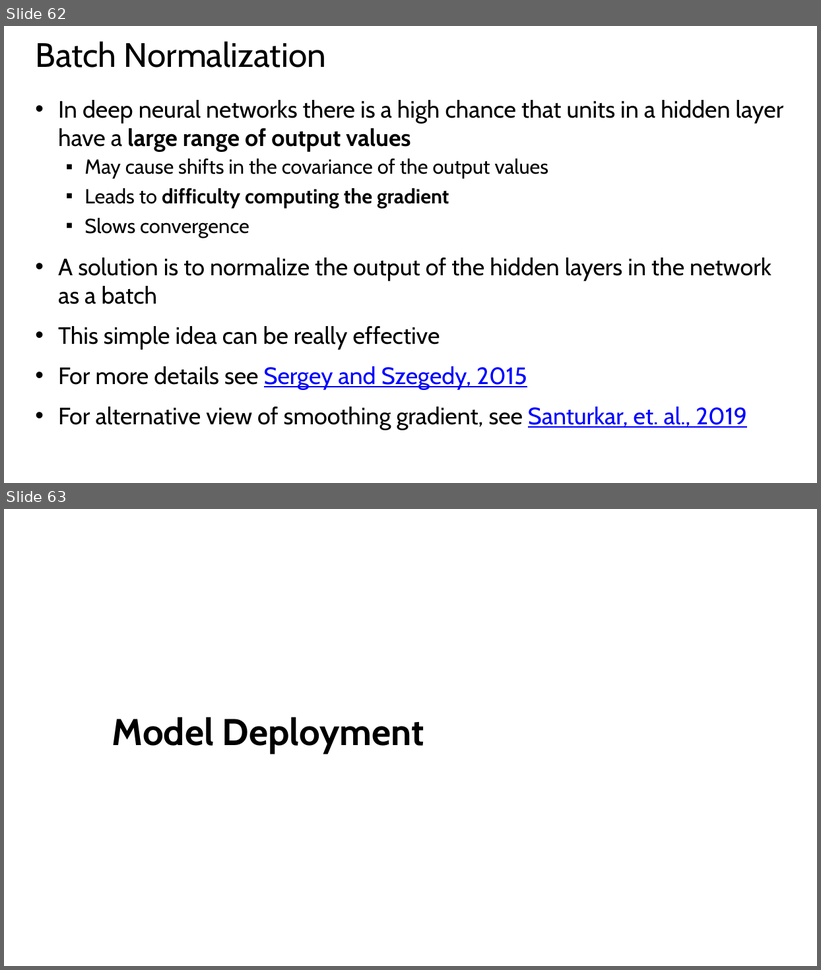
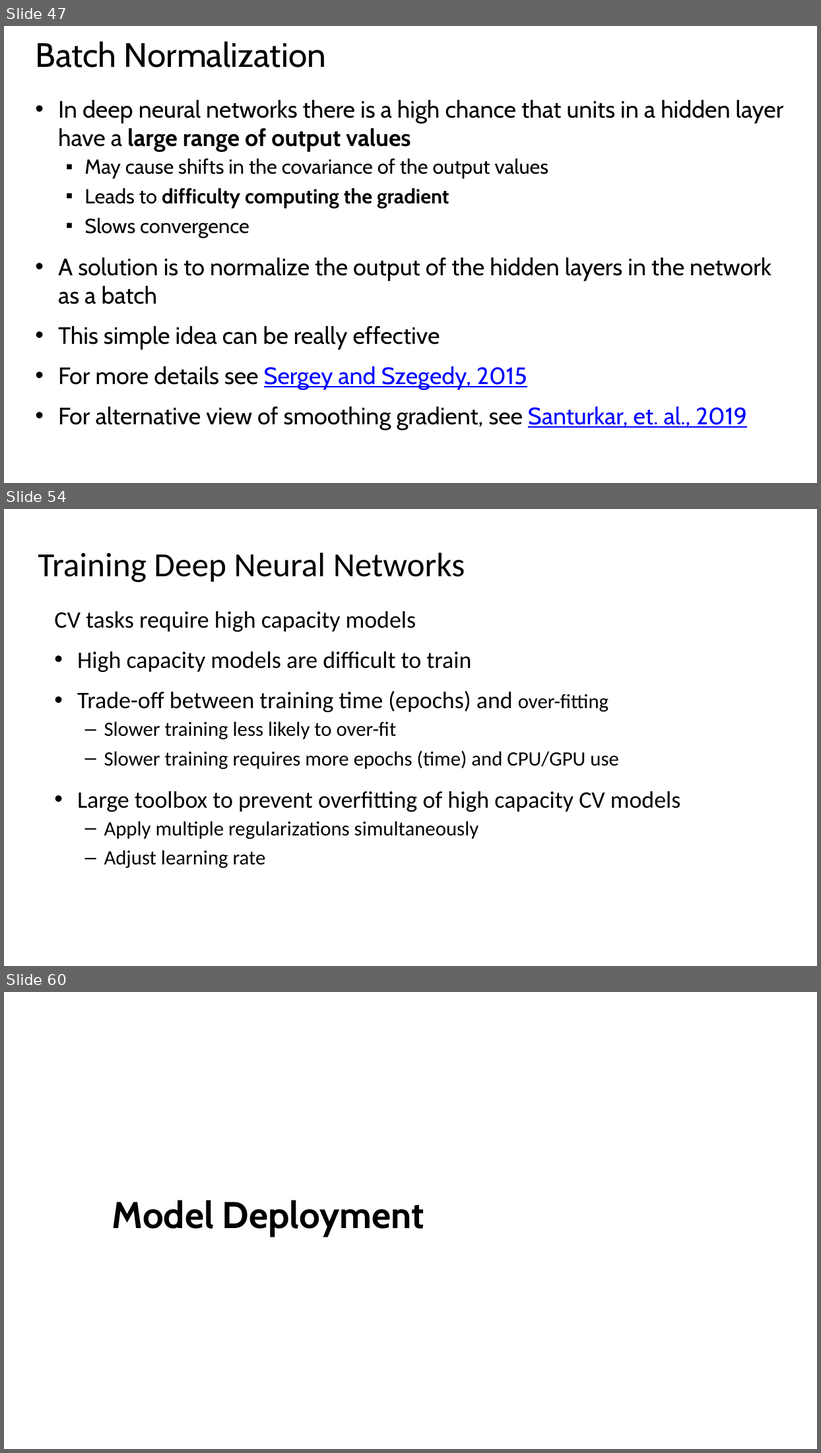
Before and after one commit to StephenElston/CSCI-E25, a slide deck: Slides/5_BuildingBlocksOfDeepLearning.pptx. Shown one above the other, each under a label of ours: slides 62 and 63 before the commit, slides 47, 54 and 60 after it; the slides between them are not shown. The pictures are 821x970 and 821x1453 pixels, drawn with LibreOffice and Linux fonts; fonts in the diff are those of the drawing. Boxes give left, top, right and bottom in pixels: in the first picture for what was removed or moved away, otherwise in the second. Text is boxed around its words. In the diff, an @@ line names an element or a change of style, - is before the commit and + after.

Commit message:
Added slides on NN architecture and learning

```diff
--- a/Slides/5_BuildingBlocksOfDeepLearning.pptx
+++ b/Slides/5_BuildingBlocksOfDeepLearning.pptx
@@ slide 54 added at box(4, 509, 817, 966), background #FFFFFF @@
@@ title added at box(38, 553, 465, 582), 40 pt, text #000000 @@
+Training Deep Neural Networks
@@ text added at box(54, 611, 681, 869), 28 pt, text #000000 @@
+CV tasks require high capacity models
+• High capacity models are difficult to train
+• Trade-off between training time (epochs) and over-fitting
+  – Slower training less likely to over-fit
+  – Slower training requires more epochs (time) and CPU/GPU use
+• Large toolbox to prevent overfitting of high capacity CV models
+  – Apply multiple regularizations simultaneously
+  – Adjust learning rate
@@ what was slide 62 is now slide 47 @@
@@ what was slide 63 is now slide 60 @@
```
Also in this commit, not shown: 2 slides changed, 11 other slides added.
